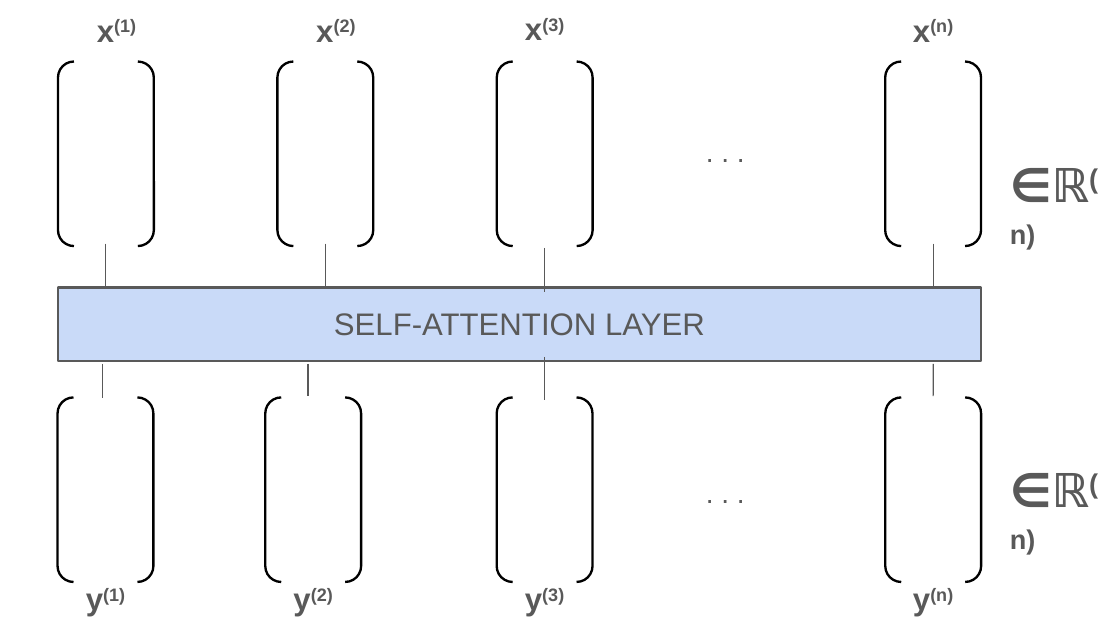
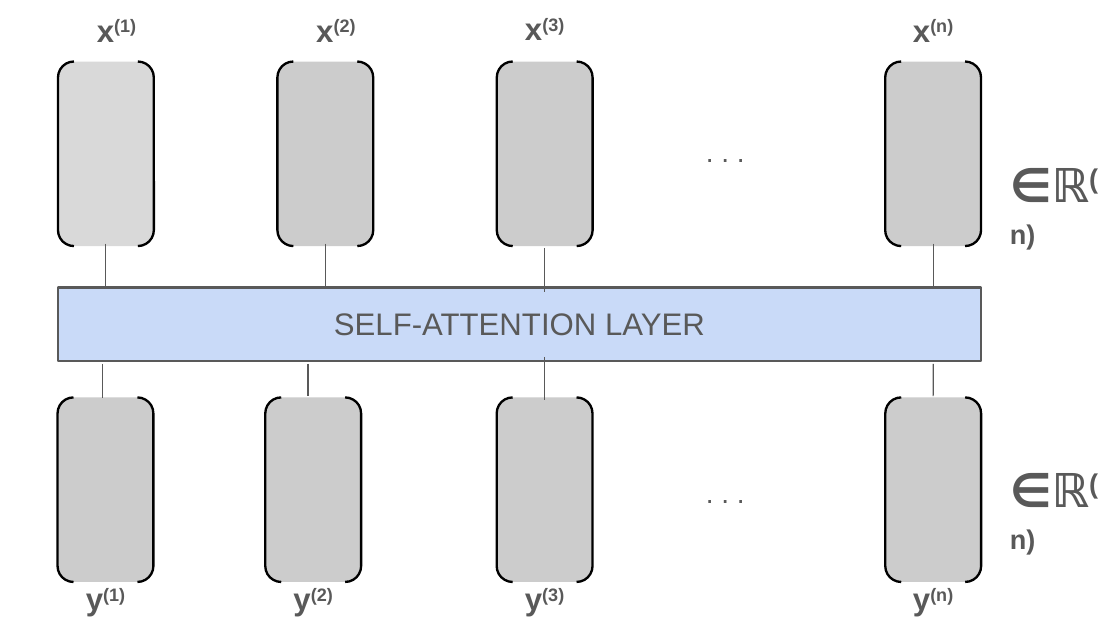
Before and after one commit to rtealwitter/deeplearning2025, a slide deck: slide 4 of notes/images.pptx. Drawn at 1120x630 pixels with LibreOffice and Linux fonts; fonts in the diff are those of the drawing. Boxes give left, top, right and bottom in pixels: in the first picture for what was removed or moved away, otherwise in the second. Text is boxed around its words. In the diff, an @@ line names an element or a change of style, - is before the commit and + after.

```diff
--- a/notes/images.pptx
+++ b/notes/images.pptx
@@ bracket pair at [58,62,155,246]: fill #FFFFFF to #D9D9D9 @@
@@ fill #FFFFFF to #CCCCCC in 7 elements at [278,62,374,246], [497,62,594,246], [885,62,981,246], [57,398,153,582], [265,398,362,582], [496,398,592,582], [885,398,981,582] @@
```
Also in this commit, not shown: 2 other slides changed, 2 slides added, 13 other files.
